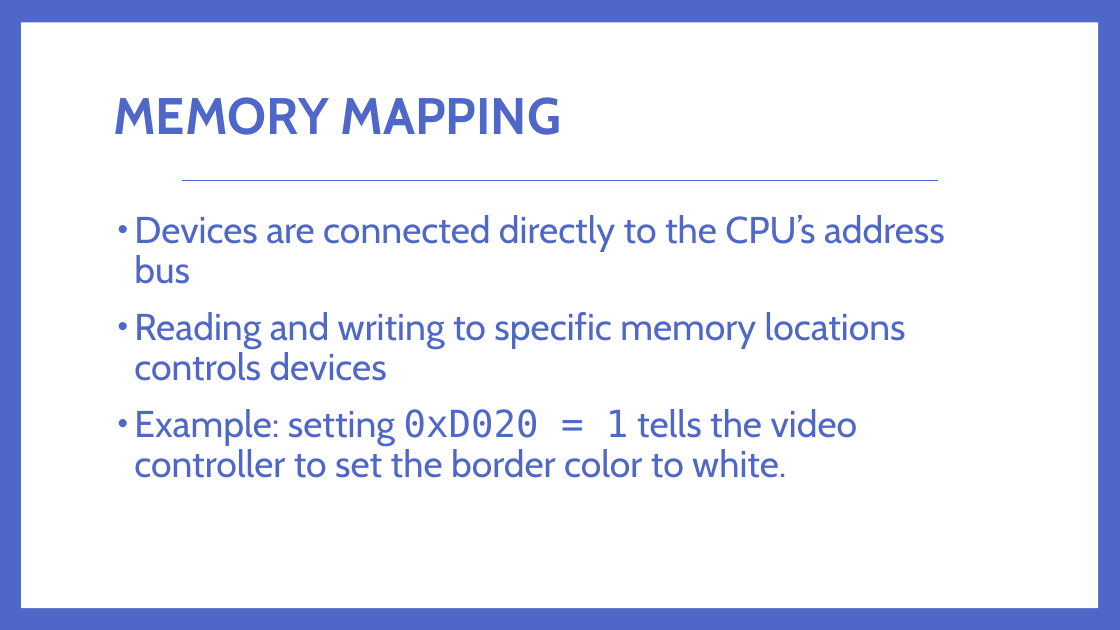
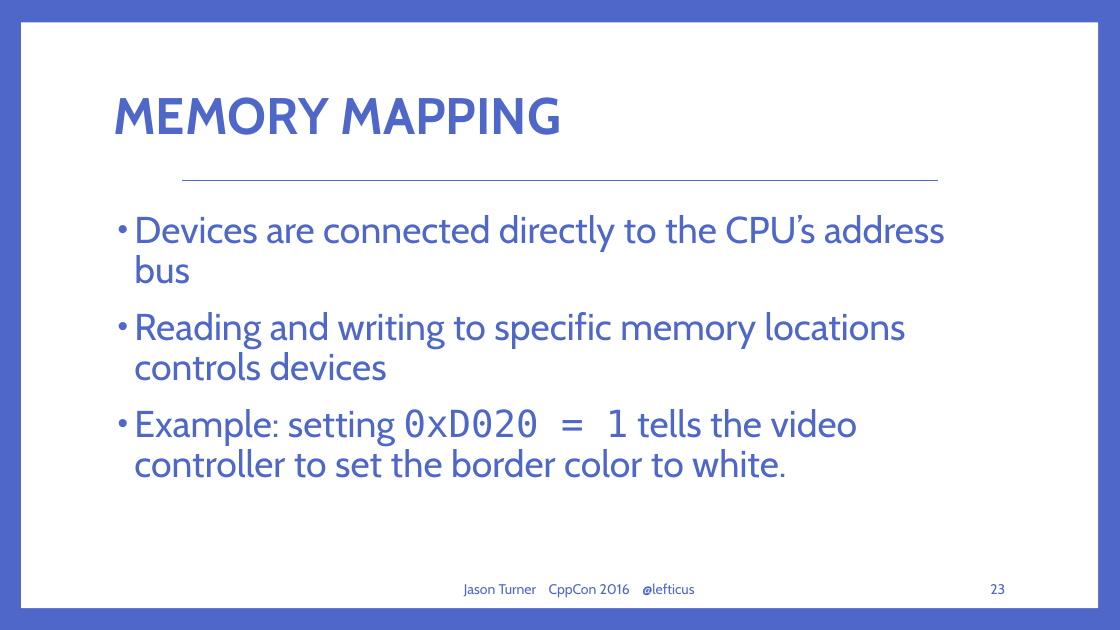
Before and after one commit to lefticus/presentations, a slide deck: slide 23 of RichCodeForTinyMachines/Rich Code For Tiny Computers.pptx (slide 19 before the commit). Drawn at 1120x630 pixels with LibreOffice and Linux fonts; fonts in the diff are those of the drawing. Boxes give left, top, right and bottom in pixels: in the first picture for what was removed or moved away, otherwise in the second. Text is boxed around its words. In the diff, an @@ line names an element or a change of style, - is before the commit and + after.

```diff
--- a/RichCodeForTinyMachines/Rich Code For Tiny Computers.pptx
+++ b/RichCodeForTinyMachines/Rich Code For Tiny Computers.pptx
@@ text added at (464,583,694,598), 12 pt, text #4E67C8 @@
+Jason Turner CppCon 2016 @lefticus
@@ page number added at (990,584,1005,594), 12 pt, text #4E67C8 @@
+23
```
Also in this commit, not shown: 38 other slides changed, 30 slides added, 22 slides removed, 8 other files.
